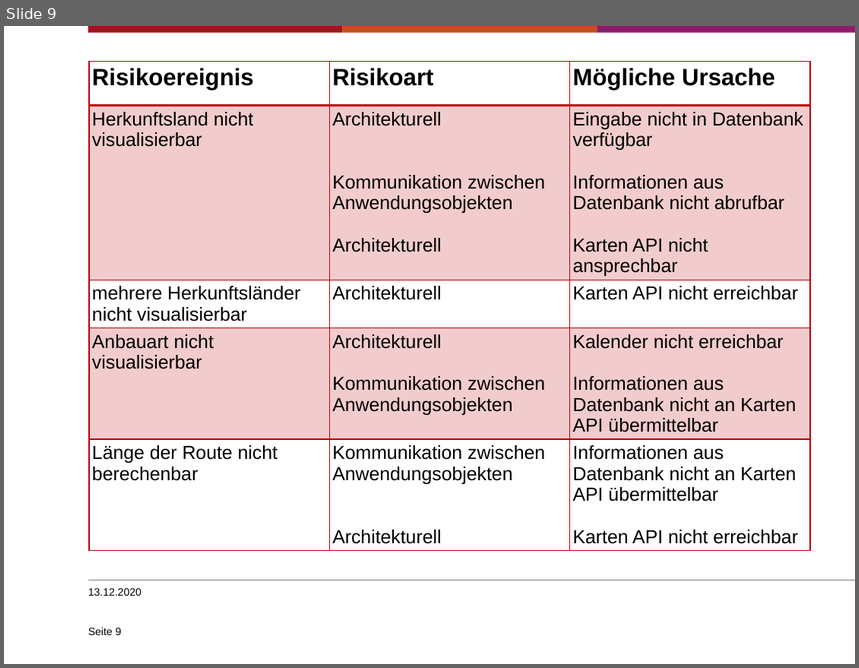
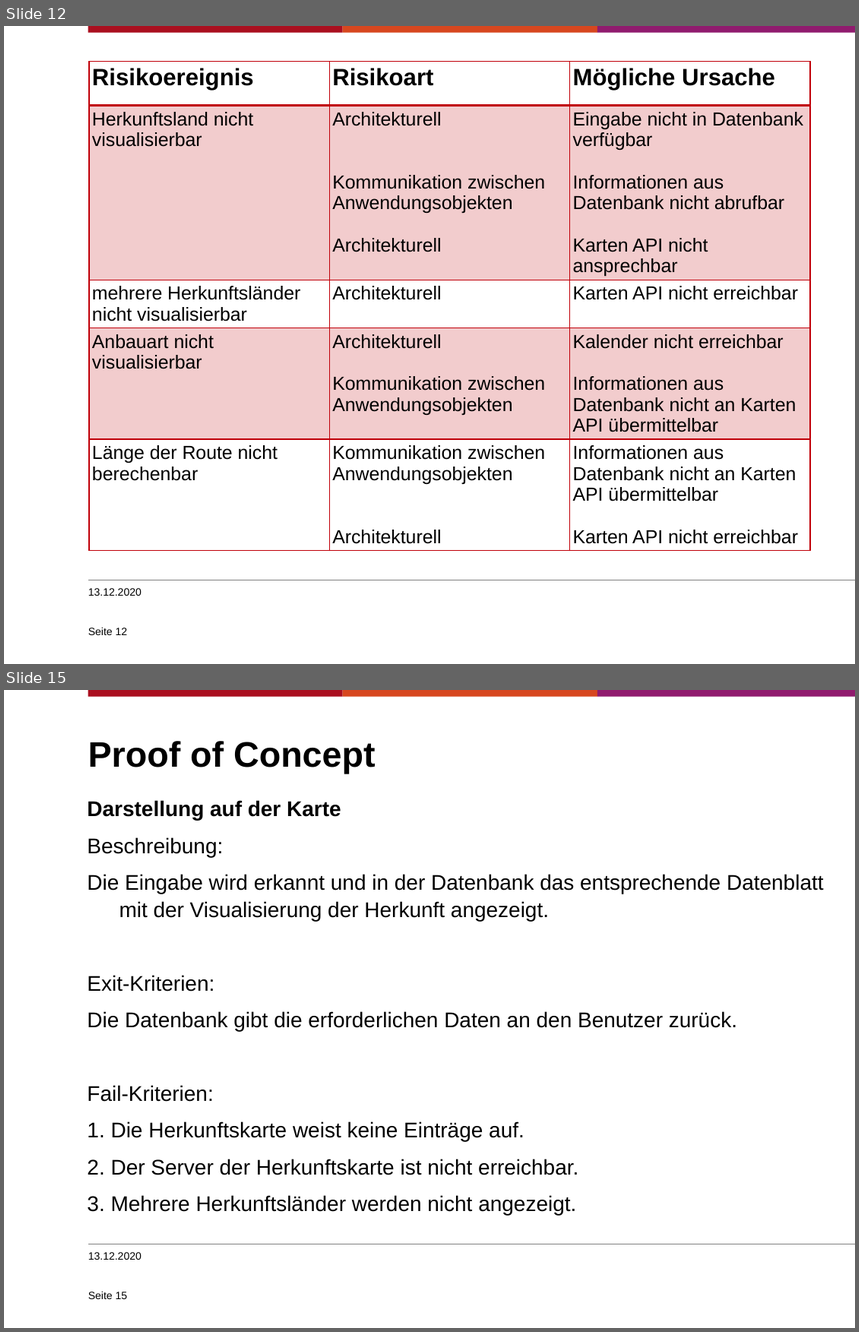
Before and after one commit to sjohannsen1/EPWS2020Mohr-DamaJohannsen, a slide deck: Audits/WS2020_Mohr-Dama_Johannsen_Präsentation_audit2.pptx. Shown one above the other, each under a label of ours: slide 9 before the commit, slides 12 and 15 after it; the slides between them are not shown. The pictures are 859x668 and 859x1332 pixels, drawn with LibreOffice and Linux fonts; fonts in the diff are those of the drawing; background and template pictures are left out. Boxes give left, top, right and bottom in pixels: in the first picture for what was removed or moved away, otherwise in the second. Text is boxed around its words. In the diff, an @@ line names an element or a change of style, - is before the commit and + after.

```diff
--- a/Audits/WS2020_Mohr-Dama_Johannsen_Präsentation_audit2.pptx
+++ b/Audits/WS2020_Mohr-Dama_Johannsen_Präsentation_audit2.pptx
@@ slide 15 added at box(4, 690, 855, 1328), background #FFFFFF; not listed: 4 template elements that a slide beside it also shows @@
@@ title added at box(88, 741, 375, 774), 30 pt, text #000000, bold @@
+Proof of Concept
@@ text added at box(87, 800, 824, 1215), 18 pt, text #000000 @@
+Darstellung auf der Karte
+Beschreibung:
+Die Eingabe wird erkannt und in der Datenbank das entsprechende Datenblatt mit der Visualisierung der Herkunft angezeigt.
+Exit-Kriterien:
+Die Datenbank gibt die erforderlichen Daten an den Benutzer zurück.
+Fail-Kriterien:
+1. Die Herkunftskarte weist keine Einträge auf.
+2. Der Server der Herkunftskarte ist nicht erreichbar.
+3. Mehrere Herkunftsländer werden nicht angezeigt.
@@ text added at box(88, 1252, 142, 1260), 9 pt, text #000000 @@
+13.12.2020
@@ page number added at box(88, 1292, 128, 1300), 9 pt, text #000000 @@
+Seite 15
@@ what was slide 9 is now slide 12 @@
@@ page number at box(88, 628, 128, 636): text changed @@
-Seite 9
+Seite 12
```
Also in this commit, not shown: 1 slide changed, 6 other slides added, 1 other file.
